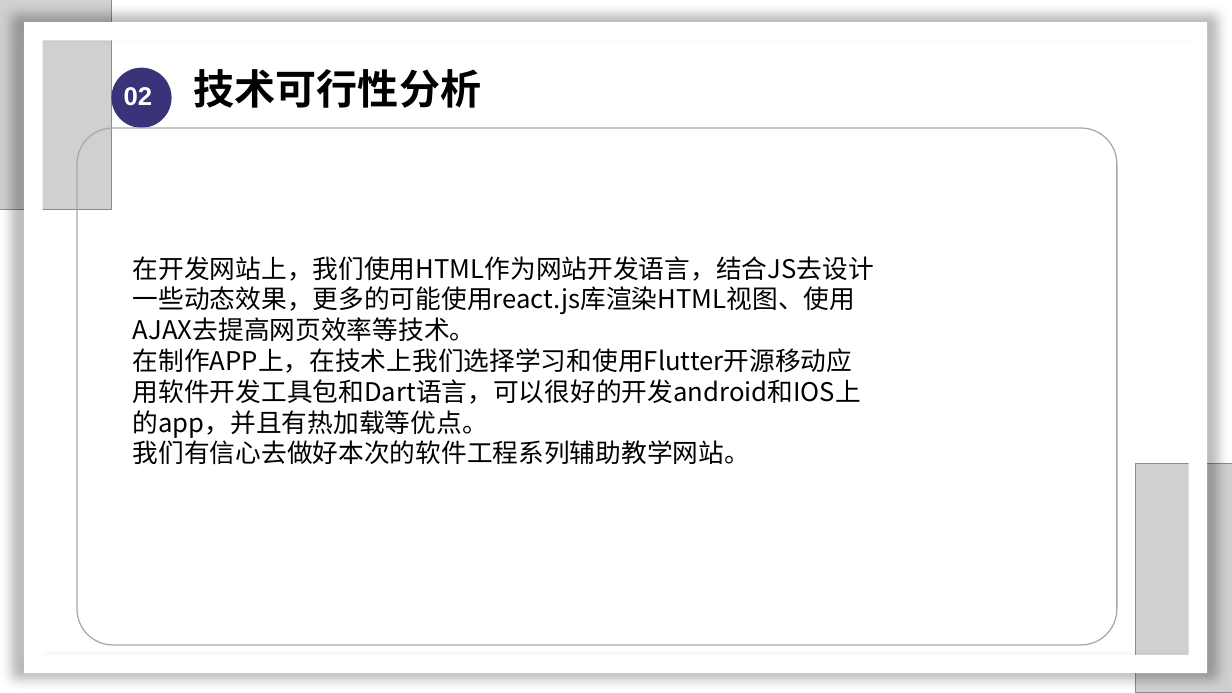
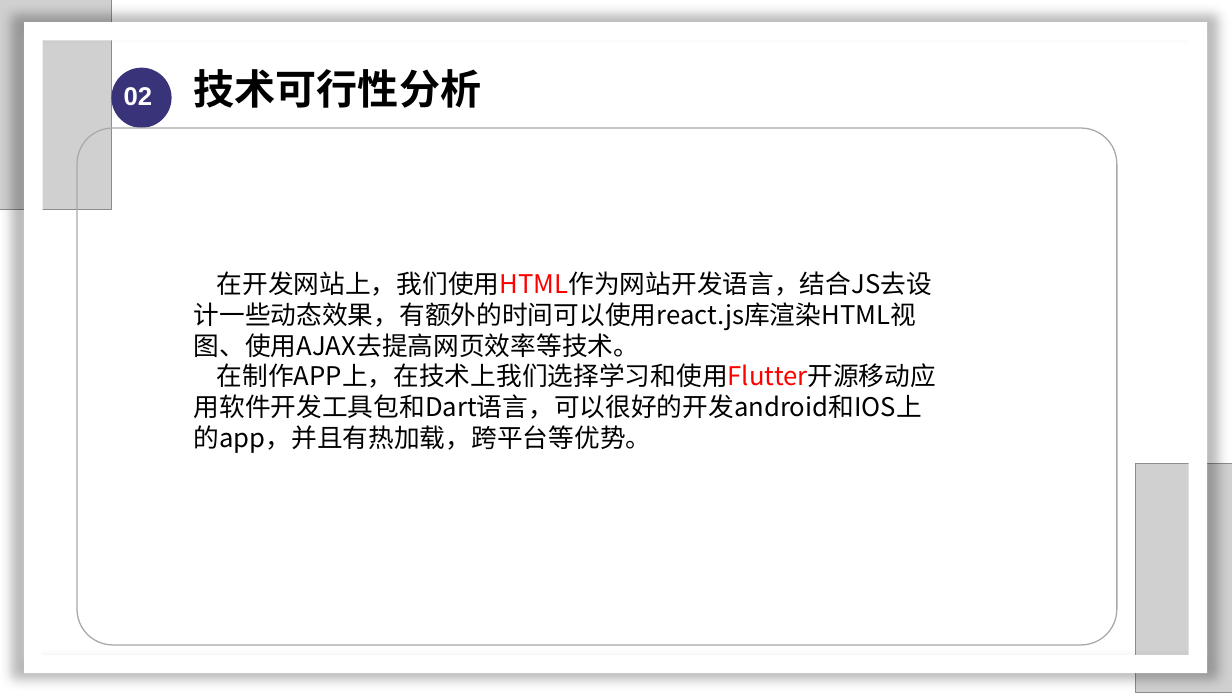
Before and after one commit to SarielX98/PRD2018G14, a slide deck: slide 20 of 受控文档/PPT/软件需求工程审核PPT.pptx (slide 21 before the commit). Drawn at 1232x693 pixels with LibreOffice and Linux fonts; fonts in the diff are those of the drawing; grey boxes stand for pictures; background and template pictures are left out. Boxes give left, top, right and bottom in pixels: in the first picture for what was removed or moved away, otherwise in the second. Text is boxed around its words. In the diff, an @@ line names an element or a change of style, - is before the commit and + after.

```diff
--- a/受控文档/PPT/软件需求工程审核PPT.pptx
+++ b/受控文档/PPT/软件需求工程审核PPT.pptx
@@ text at [194,271,936,453]: text changed @@
-在开发网站上，我们使用HTML作为网站开发语言，结合JS去设计一些动态效果，更多的可能使用react.js库渲染HTML视图、使用AJAX去提高网页效率等技术。
-在制作APP上，在技术上我们选择学习和使用Flutter开源移动应用软件开发工具包和Dart语言，可以很好的开发android和IOS上的app，并且有热加载等优点。
-我们有信心去做好本次的软件工程系列辅助教学网站。
+在开发网站上，我们使用HTML作为网站开发语言，结合JS去设计一些动态效果，有额外的时间可以使用react.js库渲染HTML视图、使用AJAX去提高网页效率等技术。
+在制作APP上，在技术上我们选择学习和使用Flutter开源移动应用软件开发工具包和Dart语言，可以很好的开发android和IOS上的app，并且有热加载，跨平台等优势。
```
Also in this commit, not shown: 19 other slides changed, 10 slides added, 1 slide removed, 1 other file.
